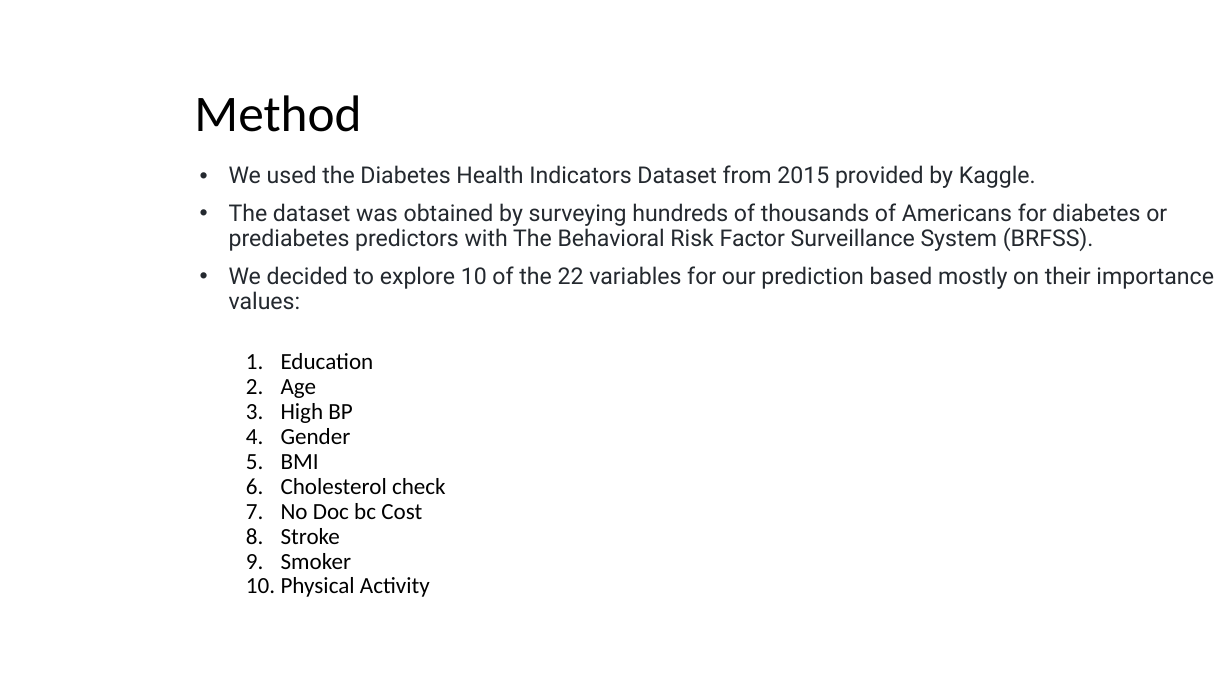
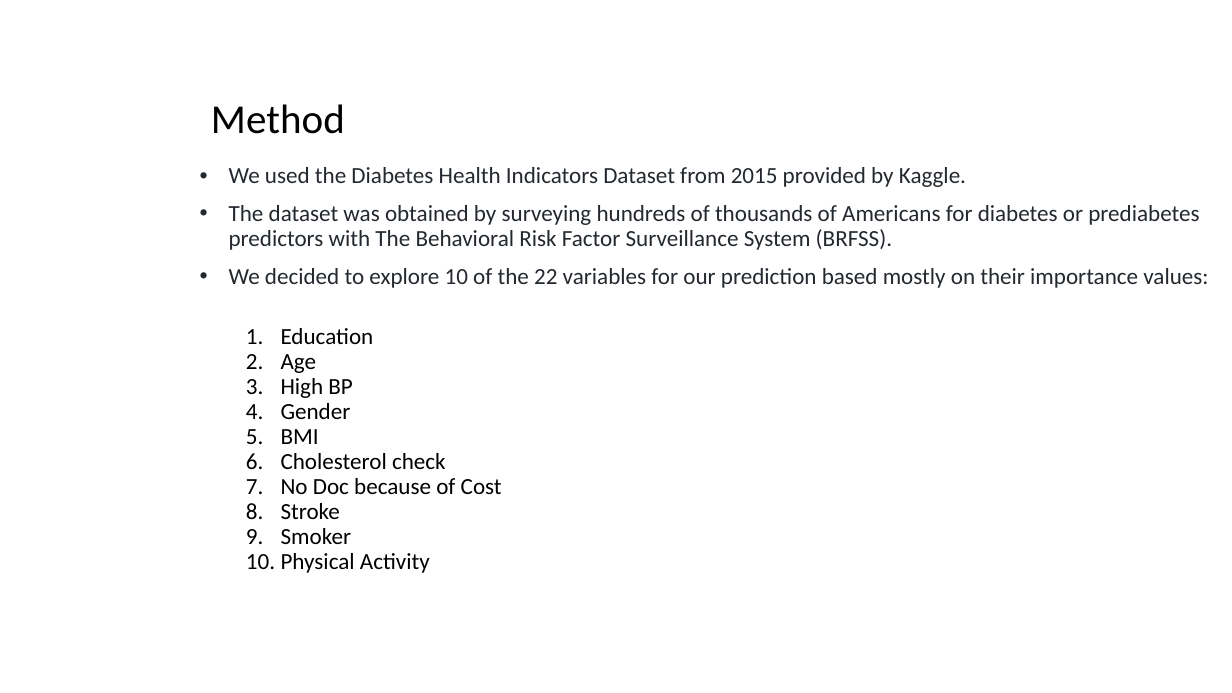
Before and after one commit to Isabel-gt/Final_Project, a slide deck: slide 5 of Diabetes_Predictions.pptx. Drawn at 1232x693 pixels with LibreOffice and Linux fonts; fonts in the diff are those of the drawing; background and template pictures are left out. Boxes give left, top, right and bottom in pixels: in the first picture for what was removed or moved away, otherwise in the second. Text is boxed around its words. In the diff, an @@ line names an element or a change of style, - is before the commit and + after.

```diff
--- a/Diabetes_Predictions.pptx
+++ b/Diabetes_Predictions.pptx
@@ title "Method" at bbox=[211, 104, 345, 134]: size 40 to 32 pt @@
@@ subtitle at bbox=[229, 167, 1208, 288]: font Roboto to Calibri in "We used the Diabetes Health Indicators Dataset ...", "The dataset was obtained by surveying hundreds ...", "We decided to explore 10 of the ..." @@
@@ subtitle at bbox=[281, 478, 502, 494]: text changed @@
-  7. No Doc bc Cost
+  7. No Doc because of Cost
```
Also in this commit, not shown: 24 other slides changed, 1 slide added, 1 slide removed.
